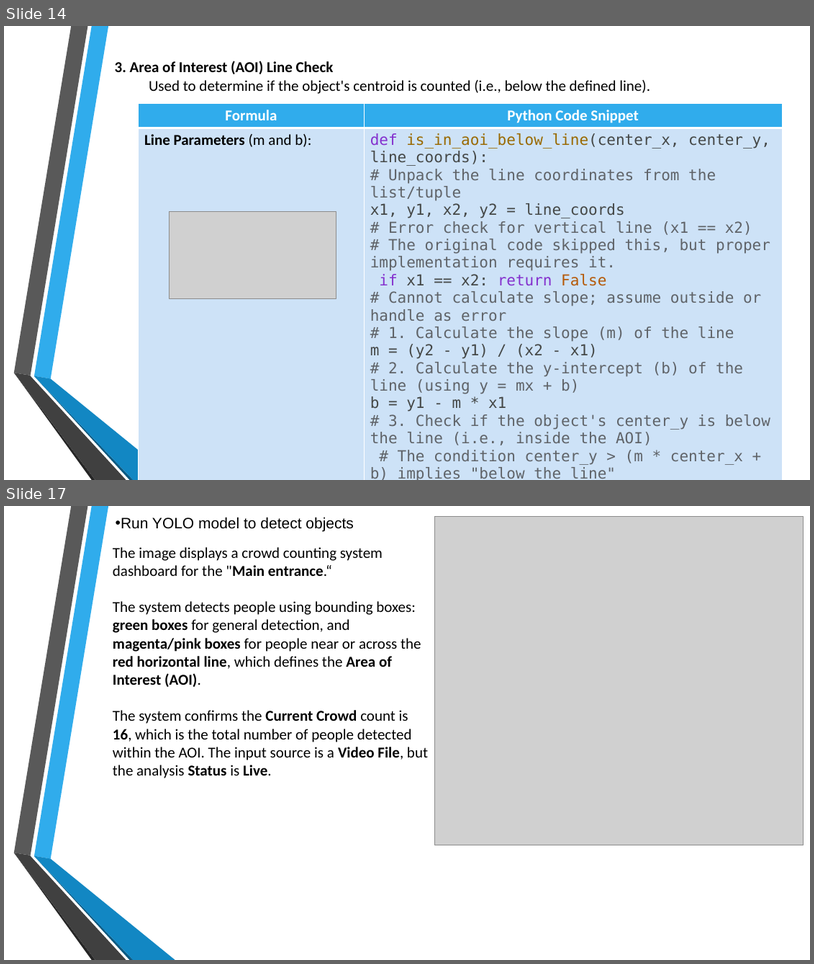
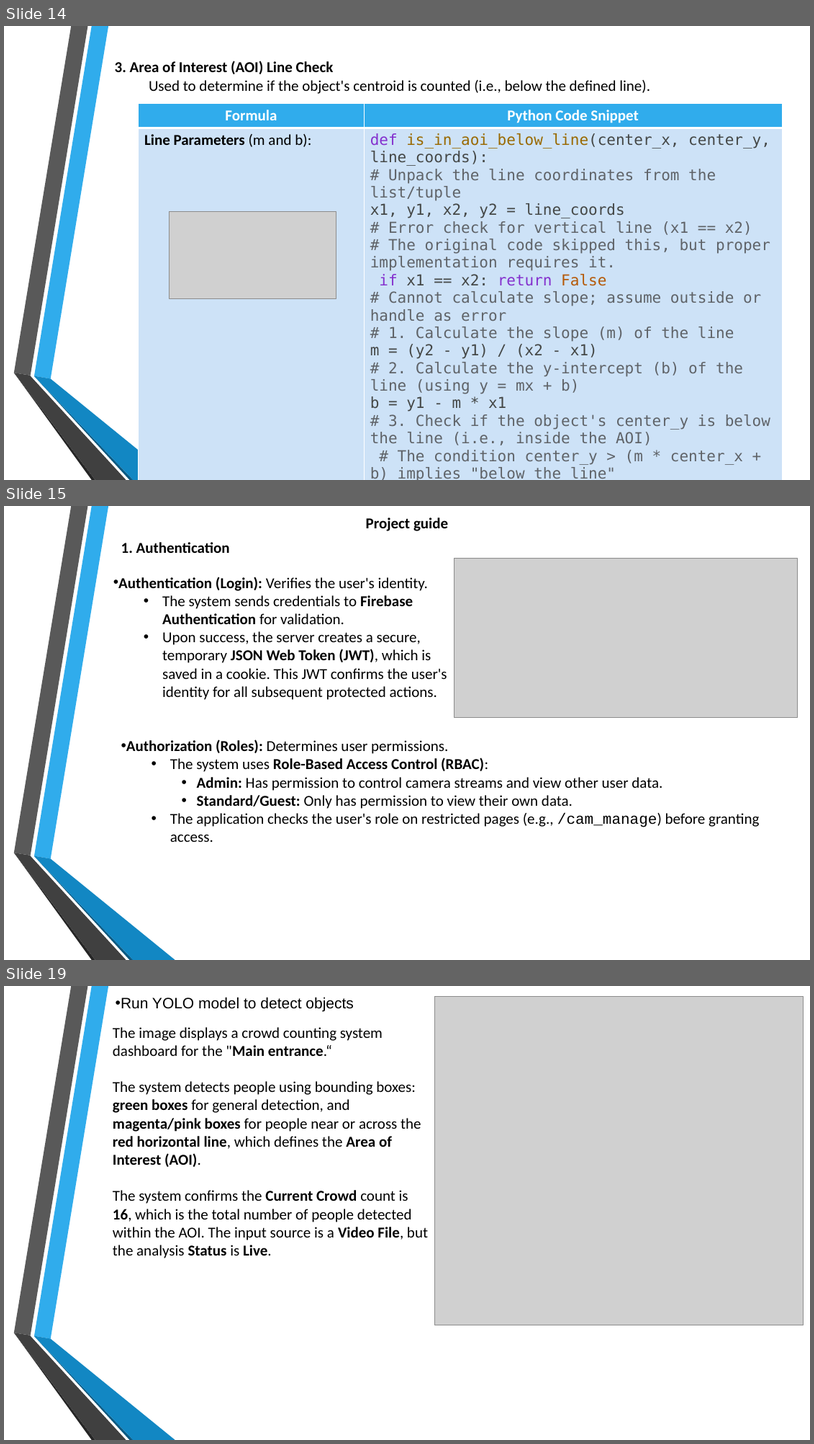
Before and after one commit to shanmuk27/infosys_crowdcount_october2025_Shanmuk, a slide deck: Crowd Count.pptx. Shown one above the other, each under a label of ours: slides 14 and 17 before the commit, slides 14, 15 and 19 after it; the slides between them are not shown. The pictures are 814x964 and 814x1444 pixels, drawn with LibreOffice and Linux fonts; fonts in the diff are those of the drawing; grey boxes stand for pictures; background and template pictures are left out. Boxes give left, top, right and bottom in pixels: in the first picture for what was removed or moved away, otherwise in the second. Text is boxed around its words. In the diff, an @@ line names an element or a change of style, - is before the commit and + after.

```diff
--- a/Crowd Count.pptx
+++ b/Crowd Count.pptx
@@ slide 15 added at box(4, 506, 810, 960), background picture (left out); not listed: 6 template elements that a slide beside it also shows @@
@@ text added at box(366, 518, 448, 531), 18 pt, text #000000, bold @@
+Project guide
@@ text added at box(121, 542, 230, 553), 18 pt, text #000000, bold @@
+1. Authentication
@@ picture added at box(454, 558, 798, 718) @@
@@ text added at box(118, 577, 448, 700), 18 pt, text #000000 @@
+• Authentication (Login): Verifies the user's identity.
+  • The system sends credentials to Firebase Authentication for validation.
+  • Upon success, the server creates a secure, temporary JSON Web Token (JWT), which is saved in a cookie. This JWT confirms the user's identity for all subsequent protected actions.
@@ text added at box(126, 739, 759, 842), 18 pt, text #000000 @@
+• Authorization (Roles): Determines user permissions.
+  • The system uses Role-Based Access Control (RBAC):
+    • Admin: Has permission to control camera streams and view other user data.
+    • Standard/Guest: Only has permission to view their own data.
+  • The application checks the user's role on restricted pages (e.g., /cam_manage) before granting access.
@@ what was slide 17 is now slide 19 @@
```
Also in this commit, not shown: 3 slides changed, 5 other slides added, 1 slide removed.
